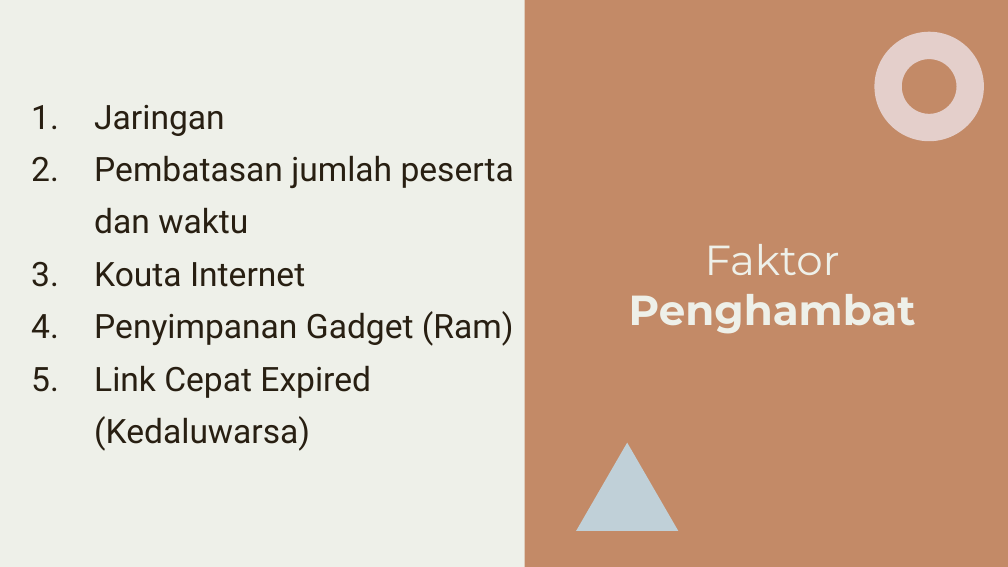
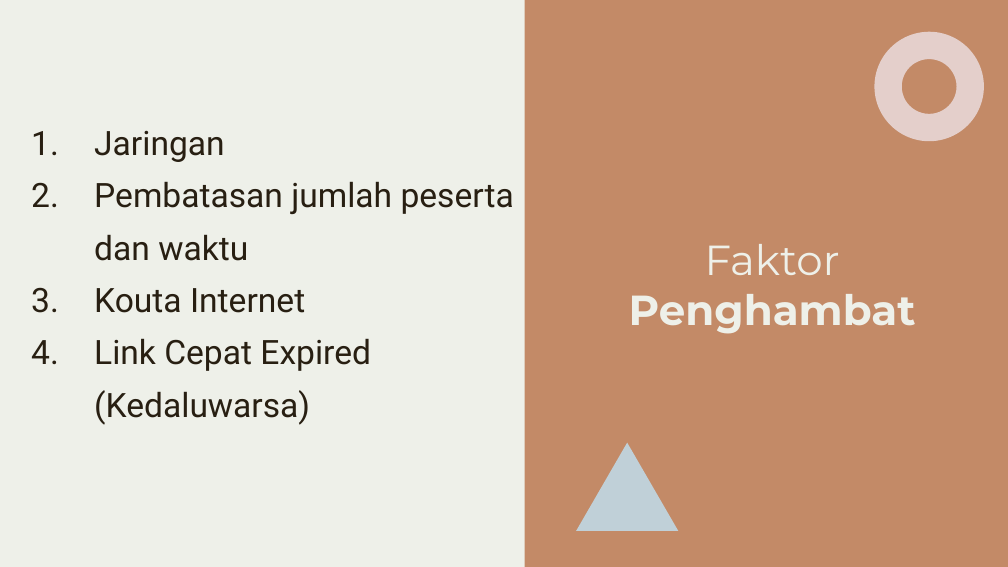
Before and after one commit to Malja321999/-Tugas-1-Kelompok-3-Komputer-masyarakat, a slide deck: slide 7 of [Tugas 3] KELOMPOK 3-Faktor Pertemuan Cloud Zoom Adopsi Teknologi di Pandemi COVID-19.pptx. Drawn at 1008x567 pixels with LibreOffice and Linux fonts; fonts in the diff are those of the drawing. Boxes give left, top, right and bottom in pixels: in the first picture for what was removed or moved away, otherwise in the second. Text is boxed around its words. In the diff, an @@ line names an element or a change of style, - is before the commit and + after.

```diff
--- a/[Tugas 3] KELOMPOK 3-Faktor Pertemuan Cloud Zoom Adopsi Teknologi di Pandemi COVID-19.pptx
+++ b/[Tugas 3] KELOMPOK 3-Faktor Pertemuan Cloud Zoom Adopsi Teknologi di Pandemi COVID-19.pptx
@@ subtitle at [94,311,514,346]: paragraph removed @@
-4. Penyimpanan Gadget (Ram)
```
Also in this commit, not shown: 3 other slides changed.
